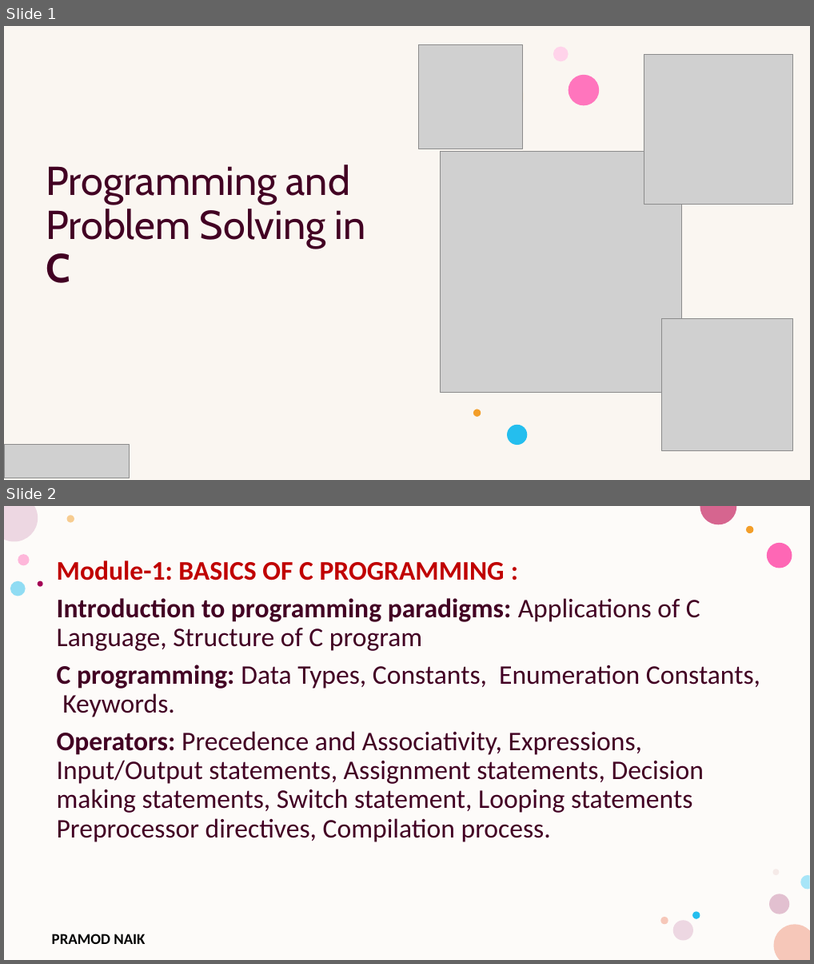
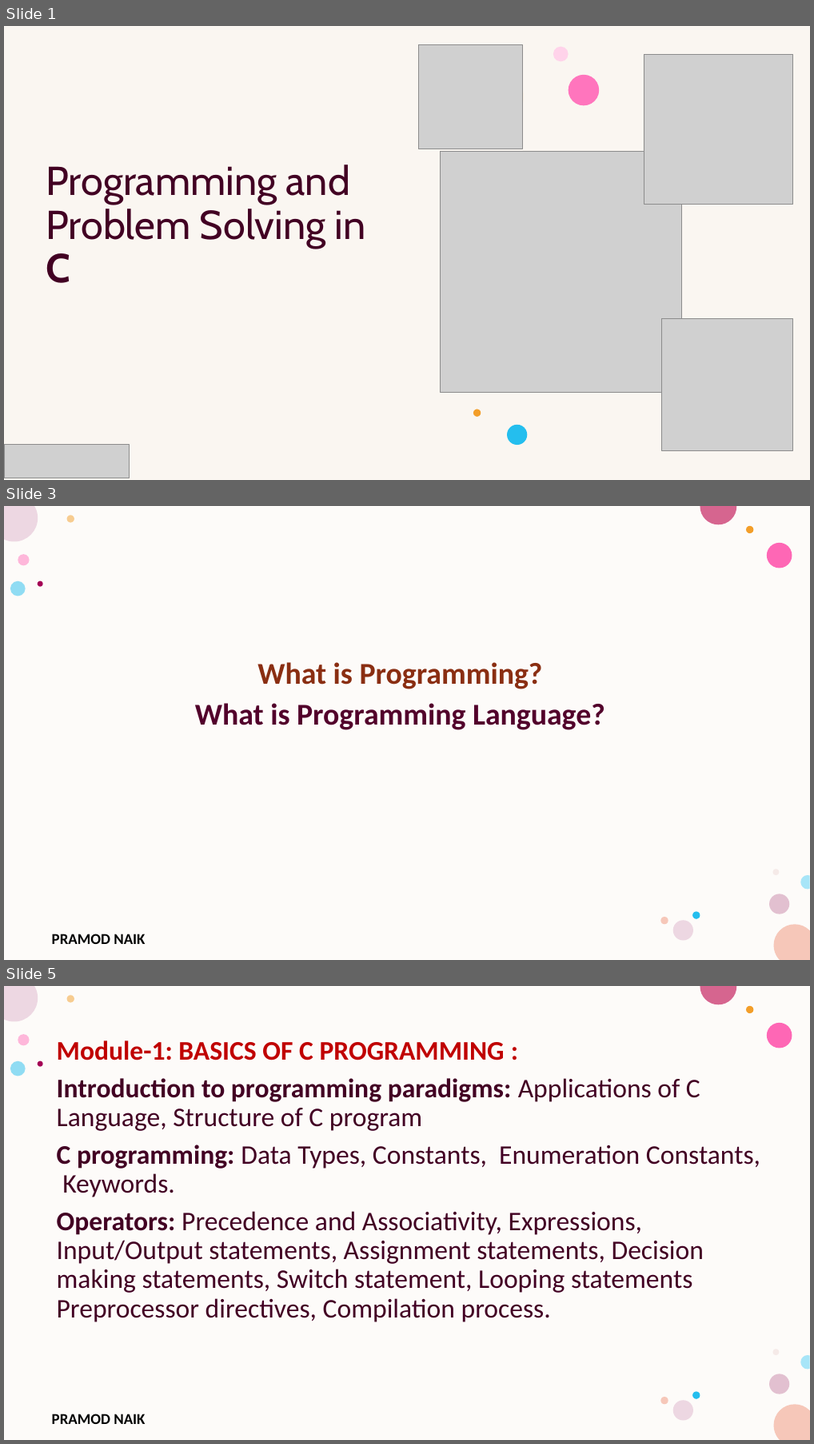
Before and after one commit to PRAMOD-VISHNU-NAIK/MCA-1st-Sem-Shridevi-College, a slide deck: Theory Class-Notes/C Programming Syllabus.pptx. Shown one above the other, each under a label of ours: slides 1 and 2 before the commit, slides 1, 3 and 5 after it; the slides between them are not shown. The pictures are 814x964 and 814x1444 pixels, drawn with LibreOffice and Linux fonts; fonts in the diff are those of the drawing; grey boxes stand for pictures; background and template pictures are left out. Boxes give left, top, right and bottom in pixels: in the first picture for what was removed or moved away, otherwise in the second. Text is boxed around its words. In the diff, an @@ line names an element or a change of style, - is before the commit and + after.

```diff
--- a/Theory Class-Notes/C Programming Syllabus.pptx
+++ b/Theory Class-Notes/C Programming Syllabus.pptx
@@ slide 3 added at (4,506,810,960), background #FFFFFF; not listed: 17 template elements that a slide beside it also shows @@
@@ text added at (195,662,606,730), 36 pt, text #52002B, bold @@
+What is Programming?
+What is Programming Language?
@@ what was slide 2 is now slide 5 @@
```
Also in this commit, not shown: 2 other slides added, 7 other files.
